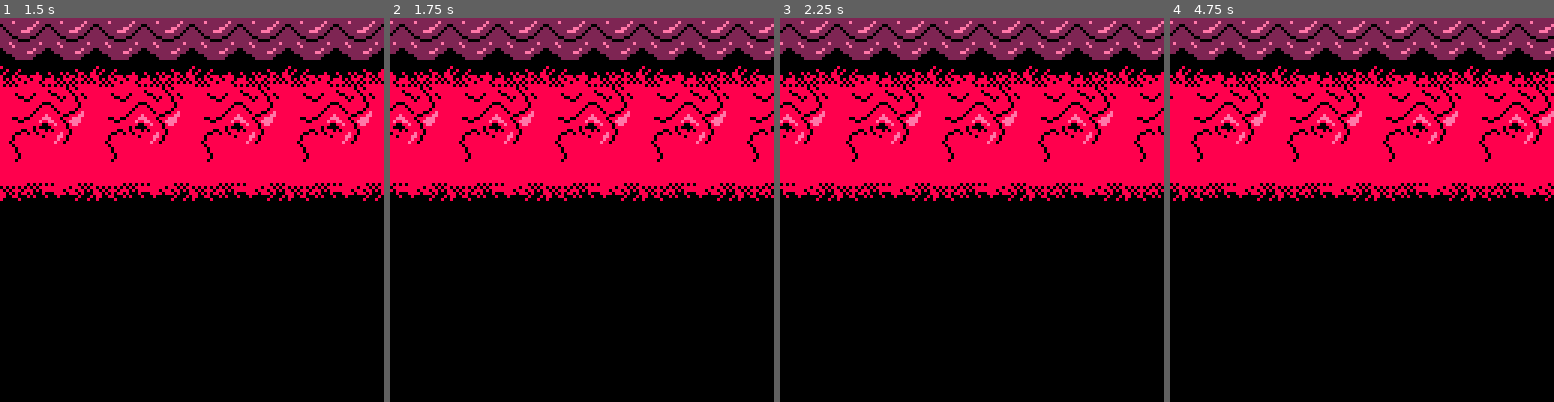
Above: before the commit, frames 1-4 (left to right).
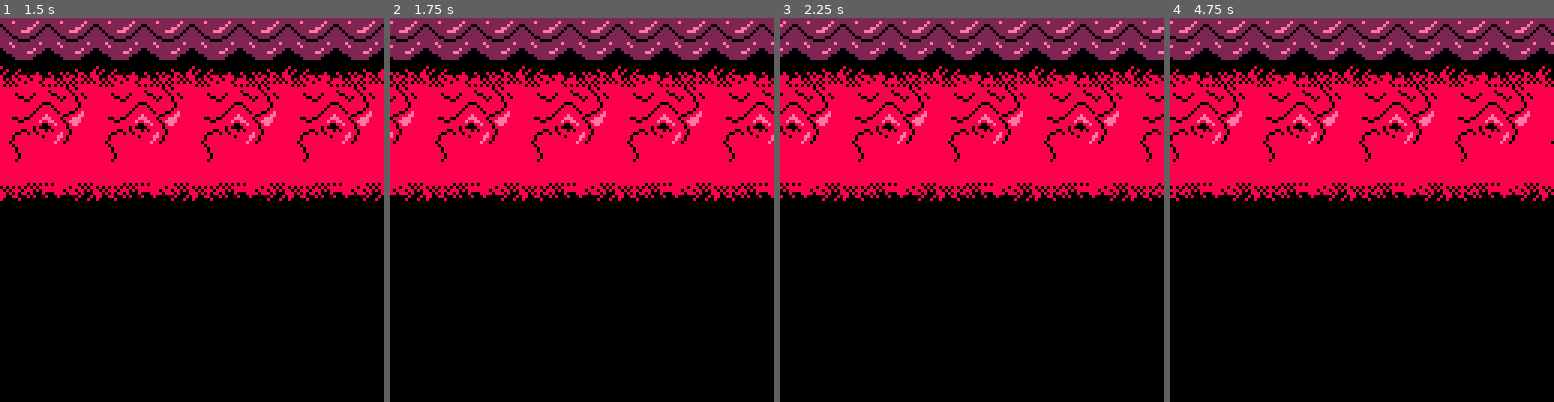
Above: after the commit, the same moments.

Repository: robotspacefish/game-studies
Game: PICO-8 cartridge battletoads.p8
Two runs of this game, one before a commit and one after it. Both use one fixed random seed, a clock stepped at 60 frames per second and the inputs below.
Inputs:
- Up to frame 1 (1.5 s): no input
- Up to frame 2 (1.75 s): hold Right from 1.6 s (still down)
- Up to frame 3 (2.25 s): release Right at 2.1 s
- Up to frame 4 (4.75 s): hold Right 2.47-3.03 s; hold Right 4.02-4.68 s

Frame 1 is identical in both runs. In frame 2, 13% of the frame differs, in the area x 0-100%, y 1-48%; in frame 3, 11%; in frame 4, 13%.

Commit message:
increase speed

Diff:
--- a/battletoads.p8
+++ b/battletoads.p8
@@ -5,7 +5,7 @@
 function _init()
 
   is_moving_forward = false
-  speed = 3
+  speed = 5
   first_row = {}
   second_row = {}
   third_row = {}
